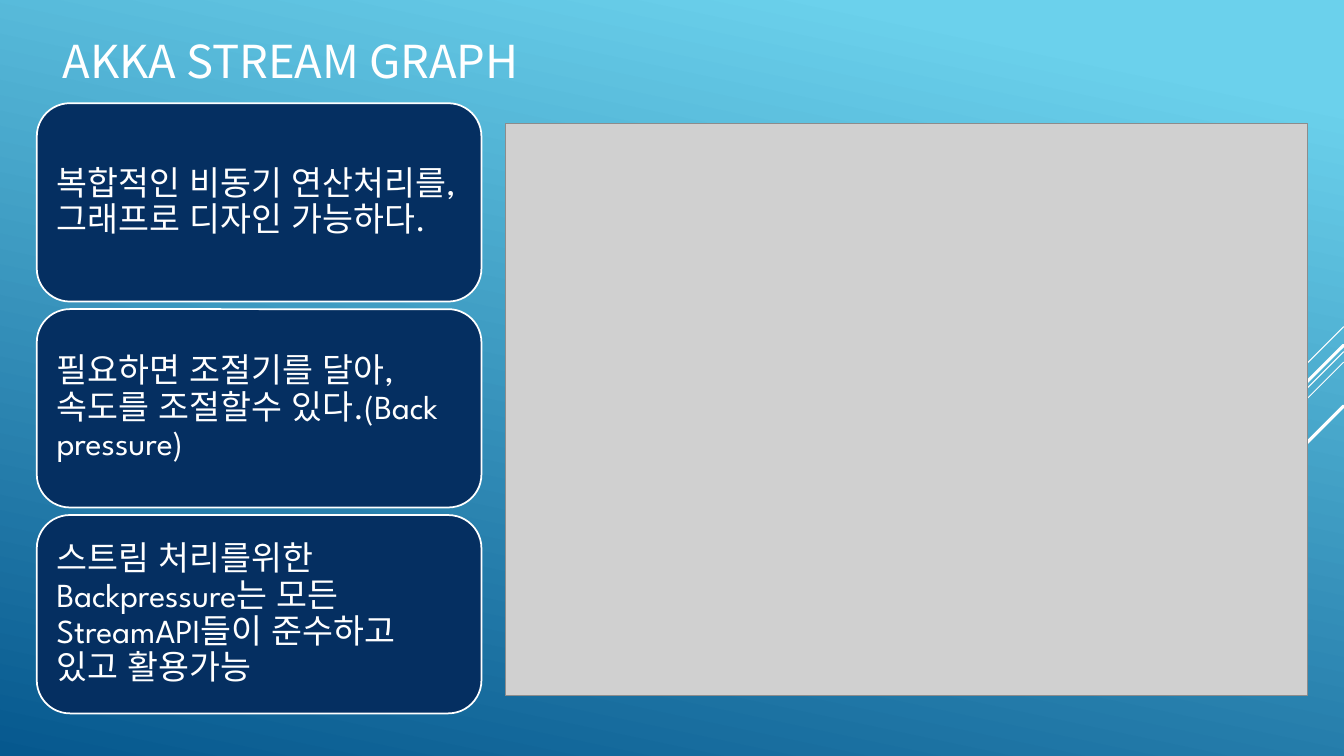
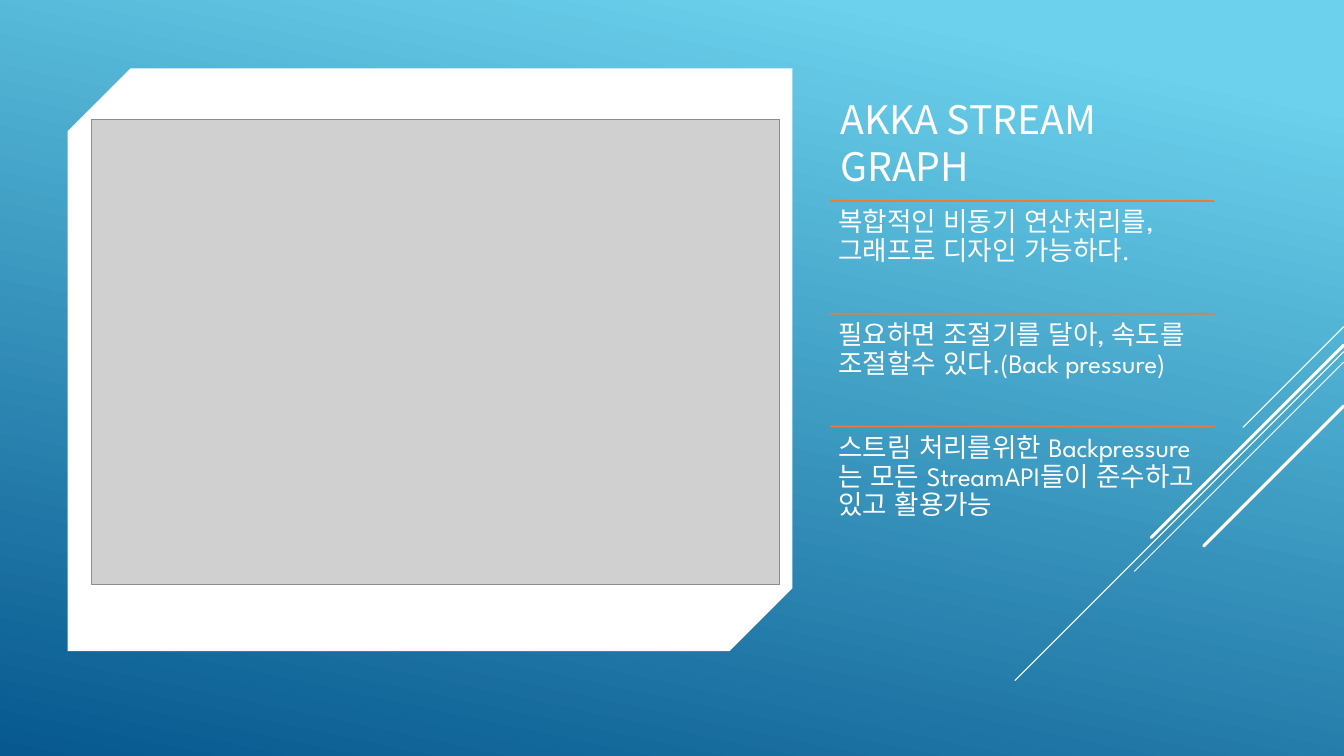
Before and after one commit to psmon/AkkaForNetCore, a slide deck: slide 17 of Doc/AKKA Introduce.pptx. Drawn at 1344x756 pixels with LibreOffice and Linux fonts; fonts in the diff are those of the drawing; grey boxes stand for pictures. Boxes give left, top, right and bottom in pixels: in the first picture for what was removed or moved away, otherwise in the second. Text is boxed around its words. In the diff, an @@ line names an element or a change of style, - is before the commit and + after.

```diff
--- a/Doc/AKKA Introduce.pptx
+++ b/Doc/AKKA Introduce.pptx
@@ snip diag rect added at [68,69,792,651], fill #FFFFFF @@
@@ title "AKKA STREAM GRAPH": place and size @@
-title "AKKA STREAM GRAPH" at [63,44,518,79]
+title "AKKA STREAM GRAPH" at [840,105,1097,182]
@@ title "AKKA STREAM GRAPH" at [840,105,1097,182]: size 32.4 to 28 pt; vertical alignment middle to bottom @@
@@ rounded rectangle removed at [37,103,482,301] @@
@@ picture added at [92,119,779,584] @@
@@ picture removed at [505,124,1307,696] @@
@@ text "복합적인 비동기 연산처리를, 그래프로 디자인 ...": place and size @@
-text "복합적인 비동기 연산처리를, 그래프로 디자인 ..." at [57,167,456,234]
+text "복합적인 비동기 연산처리를, 그래프로 디자인 ..." at [838,209,1153,262]
@@ line added from (831, 201) to (1214, 201), #E87D37 1.25 pt @@
@@ rounded rectangle removed at [37,310,482,508] @@
@@ text "필요하면 조절기를 달아, 속도를 조절할수 ...": place and size @@
-text "필요하면 조절기를 달아, 속도를 조절할수 ..." at [57,354,438,462]
+text "필요하면 조절기를 달아, 속도를 조절할수 ..." at [838,322,1184,379]
@@ line added from (831, 314) to (1214, 314), #E87D37 1.25 pt @@
@@ group removed at [1015,327,1344,681]: 5 lines @@
@@ group added at [1015,327,1344,681]: 5 lines @@
@@ size 24 to 19 pt; less space between paragraphs; vertical alignment middle to top in 3 elements at [838,209,1153,262], [838,322,1184,379], [838,435,1194,516] @@
@@ text "스트림 처리를위한 Backpressure는 모든 StreamAPI들이 ...": place and size @@
-text "스트림 처리를위한 Backpressure는 모든 StreamAPI들이 ..." at [57,542,396,682]
+text "스트림 처리를위한 Backpressure는 모든 StreamAPI들이 ..." at [838,435,1194,516]
@@ line added from (831, 426) to (1214, 426), #E87D37 1.25 pt @@
@@ rounded rectangle removed at [37,515,482,714] @@
```
Also in this commit, not shown: 18 other slides changed, 1 slide added, 1 other file.
